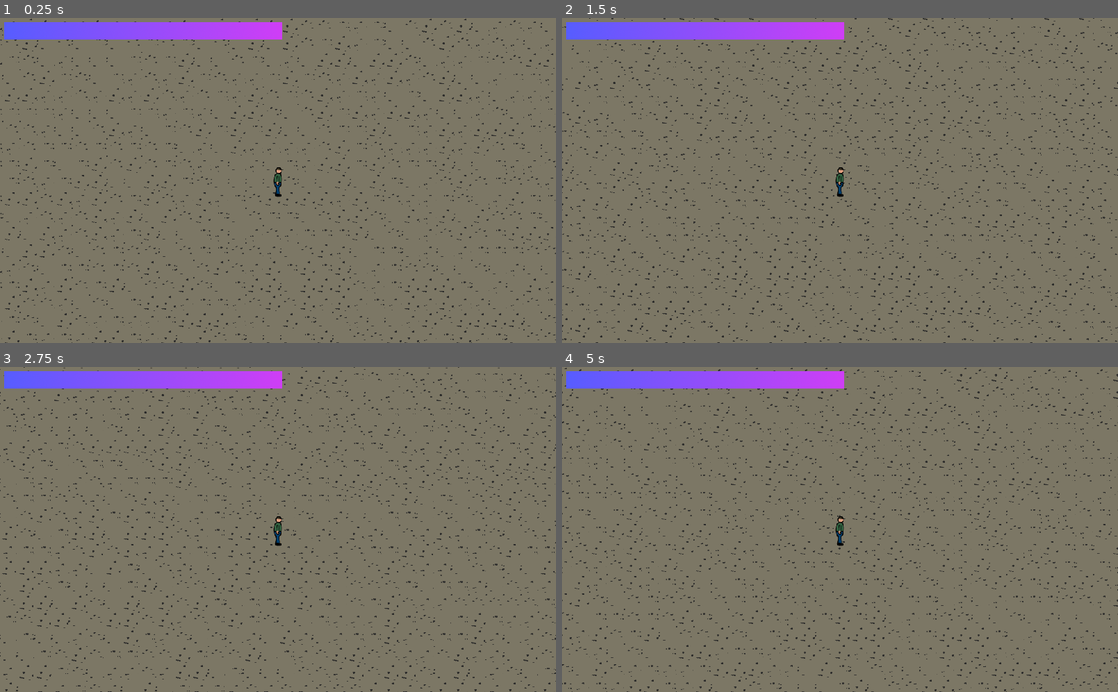
Above: before the commit, frames 1-4 (two rows, left to right).
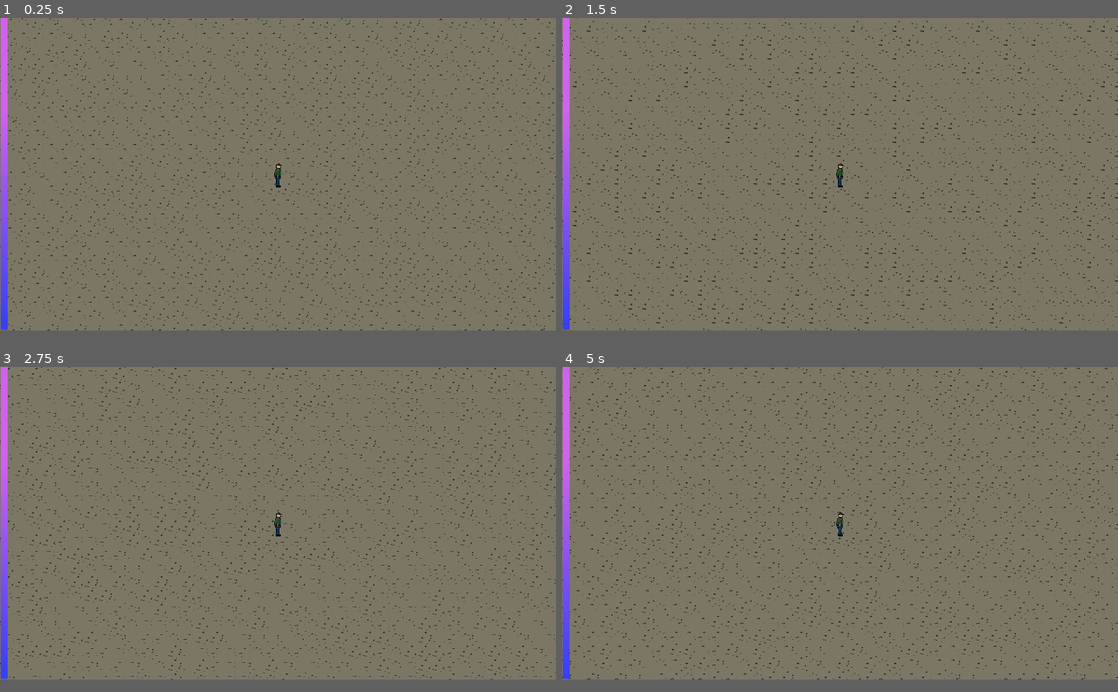
Above: after the commit, the same moments.

Repository: DrOtter3000/Janitor2
Game: Godot game, scene res://Level.tscn
Same seed, same stepped clock (60 frames per second), same inputs: the game is played once before the commit and once after it.
Inputs:
- Up to frame 1 (0.25 s): no input
- Up to frame 2 (1.5 s): tap Enter at 0.5 s; hold D (right) 0.53-1.28 s; hold S (down) from 1.28 s (still down)
- Up to frame 3 (2.75 s): release S (down) at 2.03 s; hold D (right) from 2.03 s (still down)
- Up to frame 4 (5 s): release D (right) at 2.78 s; hold Up (up) 2.78-3.53 s; hold A (left) from 3.53 s (still down)
In our replay, the window is 800x468 before the commit and 800x450 after it. These sizes can differ from the game's own. Grey fills any space a smaller window leaves; there, only what the larger window draws over its background counts as a difference.

The runs differ from the first frame. In frame 1, 10% of the frame differs, in the area x 0-100%, y 0-100%; in frame 2, 10%; in frame 3, 11%; in frame 4, 11%.

Commit message:
add basic experience system

Diff:
--- a/Enemies/Sheep.gd
+++ b/Enemies/Sheep.gd
@@ -7,6 +7,7 @@
 export var lifepoints = 100
 export var speed = 150
 onready var player = get_parent().get_node("Player")
+export var xp = 15
 var path_to_player = null
 
 
@@ -49,6 +50,7 @@
 	if luck == 1:
 		print("drop")
 		drop_cola()
+	player.add_xp(xp)
 	queue_free()
 
 
--- a/GUI.gd
+++ b/GUI.gd
@@ -4,3 +4,8 @@
 func update_lifepoints(lifepoints, lifepoints_max):
 	$Lifebar.max_value = lifepoints_max
 	$Lifebar.value = lifepoints
+
+
+func update_level(xp, xp_max):
+	$Levelbar.max_value = xp_max
+	$Levelbar.value = xp
--- a/GUI.tscn
+++ b/GUI.tscn
@@ -1,30 +1,42 @@
-[gd_scene load_steps=5 format=2]
+[gd_scene load_steps=6 format=2]
 
-[ext_resource path="res://GFX/lifebar_bg.png" type="Texture" id=1]
-[ext_resource path="res://GFX/lifebar.png" type="Texture" id=2]
+[ext_resource path="res://GFX/alt_lifebar.png" type="Texture" id=1]
+[ext_resource path="res://GFX/alt_lifebar_bg.png" type="Texture" id=2]
 [ext_resource path="res://GUI.gd" type="Script" id=3]
+[ext_resource path="res://GFX/alt_lvlbar_bg.png" type="Texture" id=4]
 
 [sub_resource type="Theme" id=1]
 
 [node name="GUI" type="Control" groups=[
 "GUI",
 ]]
-margin_right = 40.0
-margin_bottom = 40.0
+anchor_right = 1.0
+anchor_bottom = 1.0
 script = ExtResource( 3 )
 __meta__ = {
 "_edit_use_anchors_": false
 }
 
 [node name="Lifebar" type="TextureProgress" parent="."]
-margin_left = -503.885
-margin_top = -292.137
-margin_right = 8.11493
-margin_bottom = -252.137
+anchor_bottom = 1.0
+margin_right = 16.0
 theme = SubResource( 1 )
 value = 75.0
-texture_under = ExtResource( 1 )
-texture_progress = ExtResource( 2 )
+texture_under = ExtResource( 2 )
+texture_progress = ExtResource( 1 )
+fill_mode = 3
 __meta__ = {
 "_edit_use_anchors_": false
 }
+
+[node name="Levelbar" type="TextureProgress" parent="."]
+margin_left = 1263.66
+margin_top = -0.0587463
+margin_right = 1303.66
+margin_bottom = 719.941
+value = 100.0
+texture_progress = ExtResource( 4 )
+fill_mode = 3
+__meta__ = {
+"_edit_use_anchors_": false
+}
--- a/Menu.tscn
+++ b/Menu.tscn
@@ -42,15 +42,15 @@
 }
 
 [node name="VBoxContainer" type="VBoxContainer" parent="HBoxContainer"]
-margin_left = 219.0
-margin_right = 805.0
-margin_bottom = 600.0
+margin_left = 347.0
+margin_right = 933.0
+margin_bottom = 720.0
 alignment = 1
 
 [node name="Label" type="Label" parent="HBoxContainer/VBoxContainer"]
-margin_top = 145.0
+margin_top = 205.0
 margin_right = 586.0
-margin_bottom = 278.0
+margin_bottom = 338.0
 custom_fonts/font = SubResource( 1 )
 text = "Janitor 2"
 __meta__ = {
@@ -58,9 +58,9 @@
 }
 
 [node name="HBoxContainer" type="HBoxContainer" parent="HBoxContainer/VBoxContainer"]
-margin_top = 282.0
+margin_top = 342.0
 margin_right = 586.0
-margin_bottom = 454.0
+margin_bottom = 514.0
 alignment = 1
 
 [node name="VBoxContainer" type="VBoxContainer" parent="HBoxContainer/VBoxContainer/HBoxContainer"]
--- a/Player.gd
+++ b/Player.gd
@@ -8,6 +8,8 @@
 var lifepoints = 100
 export var lifepoints_max = 100
 var velocity = Vector2()
+var xp = 0
+var next_level = 100
 
 
 func _physics_process(delta):
@@ -22,6 +24,7 @@
 
 
 func get_input():
+	check_for_level_up()
 	var input = Vector2()
 	if Input.is_action_pressed("right"):
 		input.x += 1
@@ -32,6 +35,17 @@
 	if Input.is_action_pressed("down"):
 		input.y += 1
 	return input
+
+
+func check_for_level_up():
+	if xp >= next_level:
+		xp -= next_level
+		print(xp)
+		level_up()
+
+
+func level_up():
+	pass
 
 
 func hurt(damage):
@@ -45,6 +59,11 @@
 
 func update_gui():
 	get_tree().call_group("GUI", "update_lifepoints", lifepoints, lifepoints_max)
+	get_tree().call_group("GUI", "update_level", xp, next_level)
+
+
+func add_xp(x):
+	xp += x
 
 
 func game_over():
--- a/Player.tscn
+++ b/Player.tscn
@@ -35,6 +35,10 @@
 current = true
 
 [node name="GUI" parent="Camera2D" instance=ExtResource( 3 )]
+margin_left = -639.091
+margin_top = -360.755
+margin_right = -639.091
+margin_bottom = -360.755
 
 [node name="HurtArea" type="Area2D" parent="."]
 
--- a/project.godot
+++ b/project.godot
@@ -21,6 +21,8 @@
 
 [display]
 
+window/size/width=1280
+window/size/height=720
 window/stretch/mode="2d"
 window/stretch/aspect="keep"
 
Binary file added: GFX/alt_lifebar.png
Not shown, added: GFX/alt_lifebar.png.import
Binary file added: GFX/alt_lifebar_bg.png
Not shown, added: GFX/alt_lifebar_bg.png.import
Binary file added: GFX/alt_lvlbar_bg.png
Not shown, added: GFX/alt_lvlbar_bg.png.import
Not shown, added: Ideen.txt
